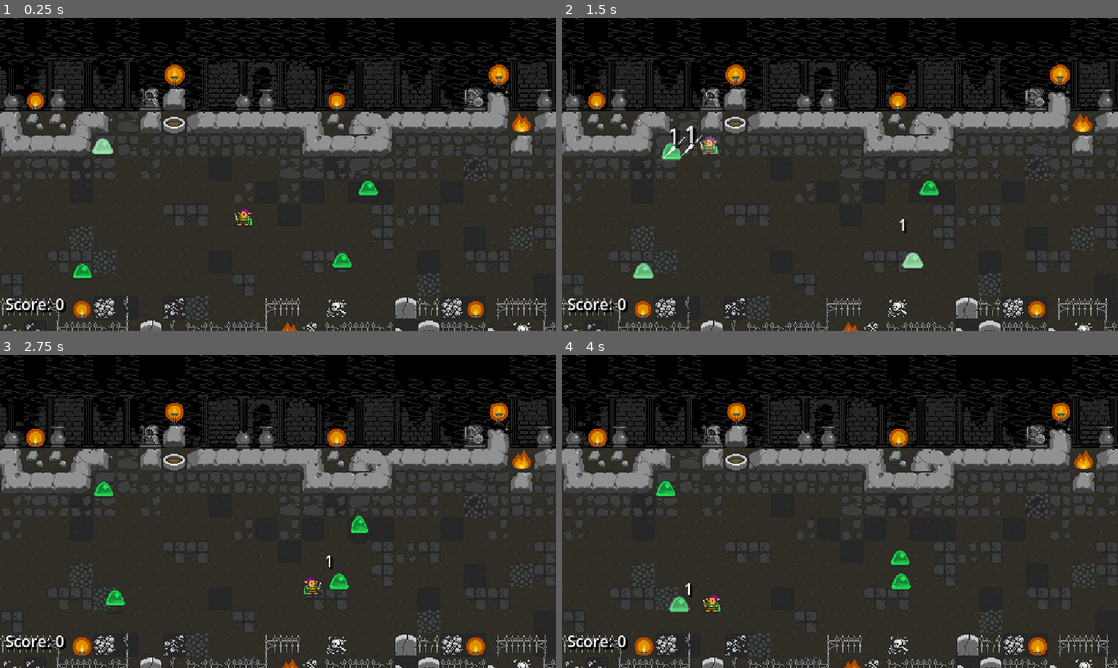
Above: before the commit, frames 1-4 (two rows, left to right).
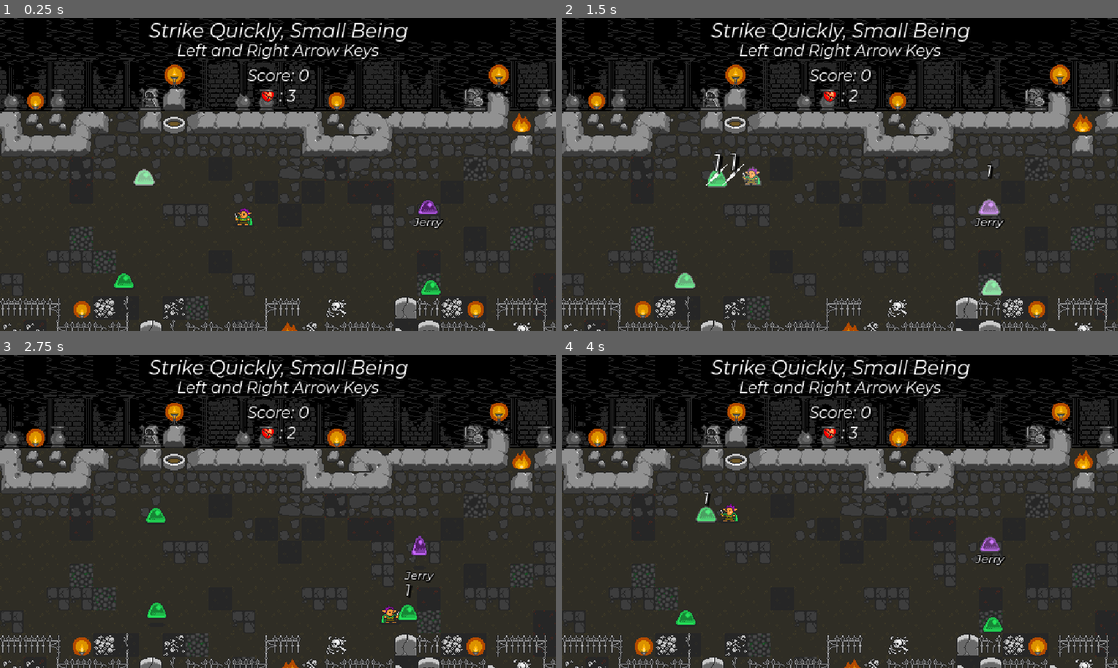
Above: after the commit, the same moments.

Repository: nuzcraft/beat-m-up
Game: Godot game, scene res://scenes/world/world.tscn
Two runs of this game, one before a commit and one after it. Both use one fixed random seed, a clock stepped at 60 frames per second and the inputs below.
Inputs:
- Up to frame 1 (0.25 s): no input
- Up to frame 2 (1.5 s): tap Enter at 0.5 s; hold Right (ui_right) 0.53-1.28 s; hold Left (ui_left) from 1.28 s (still down)
- Up to frame 3 (2.75 s): release Left (ui_left) at 2.03 s; hold Right (ui_right) from 2.03 s (still down)
- Up to frame 4 (4 s): release Right (ui_right) at 3.53 s; hold Left (ui_left) from 3.53 s (still down)

The runs differ from the first frame. In frame 1, 3.1% of the frame differs, in the area x 0-80%, y 1-95%; in frame 2, 3.9%; in frame 3, 3.3%; in frame 4, 3.4%.

Commit message:
adding jerry, new font, some stuff

Diff:
--- a/project.godot
+++ b/project.godot
@@ -10,7 +10,7 @@
 
 [application]
 
-config/name="beat m up"
+config/name="stike quickly, small being"
 run/main_scene="res://scenes/world/world.tscn"
 config/features=PackedStringArray("4.1", "GL Compatibility")
 config/icon="res://icon.svg"
--- /dev/null
+++ b/scenes/actor/enemy/slime/jerry/jerry.gd
@@ -0,0 +1,2 @@
+extends Slime
+class_name Jerry
--- /dev/null
+++ b/scenes/actor/enemy/slime/jerry/jerry.tscn
@@ -0,0 +1,81 @@
+[gd_scene load_steps=12 format=3 uid="uid://bc167ondlqvv3"]
+
+[ext_resource type="PackedScene" uid="uid://brd0kac4jp2vl" path="res://scenes/actor/enemy/slime/slime.tscn" id="1_foeo6"]
+[ext_resource type="Shader" path="res://scenes/actor/actor.gdshader" id="2_3uflj"]
+[ext_resource type="Script" path="res://scenes/actor/enemy/slime/jerry/jerry.gd" id="2_uid7i"]
+[ext_resource type="Texture2D" uid="uid://gg61tcxp0wm4" path="res://assets/sprites/oryx_16bit_fantasy_creatures_trans.png" id="3_e5pjq"]
+[ext_resource type="Theme" uid="uid://dk3wsf2uf1qpg" path="res://scenes/theme.tres" id="5_aowp7"]
+
+[sub_resource type="ShaderMaterial" id="ShaderMaterial_4st66"]
+resource_local_to_scene = true
+shader = ExtResource("2_3uflj")
+shader_parameter/whitening = 0.0
+
+[sub_resource type="AtlasTexture" id="AtlasTexture_mmrc8"]
+atlas = ExtResource("3_e5pjq")
+region = Rect2(24, 336, 24, 24)
+
+[sub_resource type="AtlasTexture" id="AtlasTexture_5vhdl"]
+atlas = ExtResource("3_e5pjq")
+region = Rect2(24, 312, 24, 24)
+
+[sub_resource type="AtlasTexture" id="AtlasTexture_1ekw3"]
+atlas = ExtResource("3_e5pjq")
+region = Rect2(24, 336, 24, 24)
+
+[sub_resource type="SpriteFrames" id="SpriteFrames_orhdc"]
+animations = [{
+"frames": [{
+"duration": 1.0,
+"texture": SubResource("AtlasTexture_mmrc8")
+}],
+"loop": true,
+"name": &"attack",
+"speed": 5.0
+}, {
+"frames": [{
+"duration": 1.0,
+"texture": SubResource("AtlasTexture_5vhdl")
+}, {
+"duration": 1.0,
+"texture": SubResource("AtlasTexture_1ekw3")
+}],
+"loop": true,
+"name": &"idle",
+"speed": 5.0
+}, {
+"frames": [{
+"duration": 1.0,
+"texture": SubResource("AtlasTexture_1ekw3")
+}, {
+"duration": 1.0,
+"texture": SubResource("AtlasTexture_5vhdl")
+}],
+"loop": false,
+"name": &"jump",
+"speed": 5.0
+}]
+
+[sub_resource type="LabelSettings" id="LabelSettings_p504t"]
+font_size = 12
+outline_size = 3
+outline_color = Color(0, 0, 0, 1)
+shadow_color = Color(0, 0, 0, 1)
+
+[node name="Jerry" instance=ExtResource("1_foeo6")]
+script = ExtResource("2_uid7i")
+points = 200
+health = 3
+
+[node name="CharacterSprite" parent="." index="1"]
+material = SubResource("ShaderMaterial_4st66")
+sprite_frames = SubResource("SpriteFrames_orhdc")
+
+[node name="Label" type="Label" parent="." index="7"]
+offset_left = -15.0
+offset_top = -1.0
+offset_right = 15.0
+offset_bottom = 18.0
+theme = ExtResource("5_aowp7")
+text = "Jerry"
+label_settings = SubResource("LabelSettings_p504t")
--- a/scenes/floating_number/floating_number.tscn
+++ b/scenes/floating_number/floating_number.tscn
@@ -1,6 +1,7 @@
-[gd_scene load_steps=6 format=3 uid="uid://c4kcjdcsf55gn"]
+[gd_scene load_steps=7 format=3 uid="uid://c4kcjdcsf55gn"]
 
 [ext_resource type="Script" path="res://scenes/floating_number/floating_number.gd" id="1_hfq7p"]
+[ext_resource type="Theme" uid="uid://dk3wsf2uf1qpg" path="res://scenes/theme.tres" id="2_58hor"]
 
 [sub_resource type="LabelSettings" id="LabelSettings_cg68e"]
 line_spacing = 1.0
@@ -103,6 +104,7 @@
 [node name="Label" type="Label" parent="LabelHolder"]
 offset_right = 40.0
 offset_bottom = 24.0
+theme = ExtResource("2_58hor")
 text = "3"
 label_settings = SubResource("LabelSettings_cg68e")
 horizontal_alignment = 1
--- /dev/null
+++ b/scenes/theme.tres
@@ -0,0 +1,6 @@
+[gd_resource type="Theme" load_steps=2 format=3 uid="uid://dk3wsf2uf1qpg"]
+
+[ext_resource type="FontFile" uid="uid://7su1bl6mj54r" path="res://assets/fonts/Montserrat-Italic.ttf" id="1_ihpou"]
+
+[resource]
+default_font = ExtResource("1_ihpou")
--- a/scenes/world/world.gd
+++ b/scenes/world/world.gd
@@ -2,6 +2,7 @@
 
 @onready var hero: Hero = $Hero
 @onready var shakeCamera: Camera2D = $ShakeCamera
+@onready var healthLabel: Label = $HUD/HUDControls/HealthContainer/HealthLabel
 
 var effect_scene = preload("res://scenes/effect/effect.tscn")
 var floating_number_scene = preload("res://scenes/floating_number/floating_number.tscn")
@@ -26,6 +27,7 @@
 		hero.set_flip_h(true)
 		var enemy = get_closest_enemy("right")
 		move_hero_to_attack(enemy)
+	healthLabel.text = str(hero.health)
 
 func get_closest_enemy(direction: String):
 	var enemies = get_tree().get_nodes_in_group("enemies")
@@ -50,14 +52,15 @@
 		var difference: Vector2 = target.global_position - hero.global_position
 		var normalized: Vector2 = Vector2(difference.x, 0).normalized()
 		var new_position: Vector2 = Vector2(target.global_position.x + (24 * -normalized.x), target.global_position.y)
-		if hero.global_position.distance_to(target.global_position) > 24:
-			var move_hero_tween = get_tree().create_tween()
-			move_hero_tween.set_ease(Tween.EASE_IN_OUT)
-			move_hero_tween.tween_property(hero, "global_position", new_position, 0.1)
-			hero.jump()
-			move_hero_tween.tween_callback(attack.bind(hero, target))
-		else:
-			attack(hero, target)
+		if target.global_position.x <= 480 and target.global_position.x >= 96:
+			if hero.global_position.distance_to(target.global_position) > 24:
+				var move_hero_tween = get_tree().create_tween()
+				move_hero_tween.set_ease(Tween.EASE_IN_OUT)
+				move_hero_tween.tween_property(hero, "global_position", new_position, 0.1)
+				hero.jump()
+				move_hero_tween.tween_callback(attack.bind(hero, target))
+			else:
+				attack(hero, target)
 
 func attack(actor, target):
 	var attack_info = actor.get_attack(target)
@@ -82,8 +85,8 @@
 		var dir = actor.global_position.direction_to(target.global_position)
 		if target is Hero:
 			target.knock_back(dir, 50)
-		else:
-			target.knock_back(dir, 10)
+#		else:
+#			target.knock_back(dir, 10)
 
 func _on_enemy_died(points):
 	score += points
--- a/scenes/world/world.tscn
+++ b/scenes/world/world.tscn
@@ -1,12 +1,30 @@
-[gd_scene load_steps=12 format=3 uid="uid://cgjdmis0x5c2"]
+[gd_scene load_steps=17 format=3 uid="uid://cgjdmis0x5c2"]
 
 [ext_resource type="PackedScene" uid="uid://c542urqo3hlwn" path="res://scenes/actor/hero/hero.tscn" id="1_4tnvd"]
 [ext_resource type="Script" path="res://scenes/world/world.gd" id="1_bmblk"]
 [ext_resource type="Texture2D" uid="uid://cbegbt4njsigu" path="res://assets/sprites/oryx_16bit_fantasy_world.png" id="2_8apsn"]
 [ext_resource type="PackedScene" uid="uid://b2qv7j6fcq01e" path="res://scenes/shake_camera/shake_camera.tscn" id="2_h8emb"]
+[ext_resource type="Theme" uid="uid://dk3wsf2uf1qpg" path="res://scenes/theme.tres" id="2_ibruk"]
+[ext_resource type="Texture2D" uid="uid://cqsesvprm07d8" path="res://assets/sprites/oryx_16bit_fantasy_items_88.png" id="3_amqnp"]
 [ext_resource type="Texture2D" uid="uid://dm176fimafag7" path="res://assets/sprites/oryx_16bit_fantasy_world_trans.png" id="3_l7og5"]
 [ext_resource type="Texture2D" uid="uid://bnnekjql5u1aa" path="res://assets/sprites/oryx_16bit_background_trans.png" id="4_rf1xq"]
+[ext_resource type="PackedScene" uid="uid://bc167ondlqvv3" path="res://scenes/actor/enemy/slime/jerry/jerry.tscn" id="8_g7gia"]
 [ext_resource type="PackedScene" uid="uid://brd0kac4jp2vl" path="res://scenes/actor/enemy/slime/slime.tscn" id="8_jdslj"]
+
+[sub_resource type="LabelSettings" id="LabelSettings_7y0te"]
+font_size = 20
+outline_size = 2
+outline_color = Color(0, 0, 0, 1)
+shadow_size = 2
+shadow_color = Color(0, 0, 0, 1)
+shadow_offset = Vector2(2, 2)
+
+[sub_resource type="LabelSettings" id="LabelSettings_dhgak"]
+outline_size = 2
+outline_color = Color(0, 0, 0, 1)
+shadow_size = 2
+shadow_color = Color(0, 0, 0, 1)
+shadow_offset = Vector2(2, 2)
 
 [sub_resource type="LabelSettings" id="LabelSettings_g77hg"]
 outline_size = 2
@@ -4146,16 +4164,61 @@
 anchor_bottom = 1.0
 grow_horizontal = 2
 grow_vertical = 2
+theme = ExtResource("2_ibruk")
+
+[node name="TitleContainer" type="HBoxContainer" parent="HUD/HUDControls"]
+layout_mode = 1
+anchors_preset = -1
+anchor_left = 0.5
+anchor_right = 0.5
+offset_left = -41.928
+offset_right = 42.072
+offset_bottom = 40.0
+grow_horizontal = 2
+alignment = 1
+
+[node name="Title" type="Label" parent="HUD/HUDControls/TitleContainer"]
+layout_mode = 2
+size_flags_horizontal = 0
+size_flags_vertical = 0
+text = "Strike Quickly, Small Being
+"
+label_settings = SubResource("LabelSettings_7y0te")
+vertical_alignment = 1
+
+[node name="ControlsContainer" type="HBoxContainer" parent="HUD/HUDControls"]
+layout_mode = 1
+anchors_preset = -1
+anchor_left = 0.5
+anchor_top = 0.07
+anchor_right = 0.5
+anchor_bottom = 0.07
+offset_left = -41.928
+offset_right = 42.072
+offset_bottom = 40.0
+grow_horizontal = 2
+alignment = 1
+
+[node name="Controls" type="Label" parent="HUD/HUDControls/ControlsContainer"]
+layout_mode = 2
+size_flags_horizontal = 0
+size_flags_vertical = 0
+text = "Left and Right Arrow Keys
+"
+label_settings = SubResource("LabelSettings_dhgak")
+vertical_alignment = 1
 
 [node name="ScoreContainer" type="HBoxContainer" parent="HUD/HUDControls"]
 layout_mode = 1
-anchors_preset = 2
-anchor_top = 1.0
-anchor_bottom = 1.0
-offset_left = 5.0
-offset_top = -40.0
-offset_right = 167.0
-grow_vertical = 0
+anchors_preset = -1
+anchor_left = 0.5
+anchor_top = 0.15
+anchor_right = 0.5
+anchor_bottom = 0.15
+offset_right = 0.143982
+offset_bottom = 40.0
+grow_horizontal = 2
+alignment = 1
 
 [node name="ScoreTextLabel" type="Label" parent="HUD/HUDControls/ScoreContainer"]
 layout_mode = 2
@@ -4174,6 +4237,52 @@
 "
 label_settings = SubResource("LabelSettings_g77hg")
 vertical_alignment = 1
+
+[node name="HealthContainer" type="HBoxContainer" parent="HUD/HUDControls"]
+layout_mode = 1
+anchors_preset = -1
+anchor_left = 0.5
+anchor_top = 0.2
+anchor_right = 0.5
+anchor_bottom = 0.2
+offset_right = 0.143982
+offset_bottom = 32.224
+grow_horizontal = 2
+alignment = 1
+
+[node name="TextureRect" type="TextureRect" parent="HUD/HUDControls/HealthContainer"]
+layout_mode = 2
+size_flags_horizontal = 4
+texture = ExtResource("3_amqnp")
+stretch_mode = 3
+
+[node name="EqualsLabel" type="Label" parent="HUD/HUDControls/HealthContainer"]
+layout_mode = 2
+text = ":"
+
+[node name="HealthLabel" type="Label" parent="HUD/HUDControls/HealthContainer"]
+layout_mode = 2
+text = "3"
+vertical_alignment = 1
+
+[node name="BoundingBox" type="Node2D" parent="HUD"]
+visible = false
+
+[node name="Line2D" type="Line2D" parent="HUD/BoundingBox"]
+points = PackedVector2Array(96, 0, 96, 324)
+width = 2.0
+
+[node name="Line2D2" type="Line2D" parent="HUD/BoundingBox"]
+points = PackedVector2Array(480, 0, 480, 324)
+width = 2.0
+
+[node name="Line2D3" type="Line2D" parent="HUD/BoundingBox"]
+points = PackedVector2Array(0, 144, 576, 144)
+width = 2.0
+
+[node name="Line2D4" type="Line2D" parent="HUD/BoundingBox"]
+points = PackedVector2Array(0, 288, 576, 288)
+width = 2.0
 
 [node name="Background" type="Node2D" parent="."]
 
@@ -4219,17 +4328,17 @@
 position = Vector2(252, 215)
 
 [node name="Slime" parent="." node_paths=PackedStringArray("target") instance=ExtResource("8_jdslj")]
-position = Vector2(106, 141)
+position = Vector2(149, 173)
 target = NodePath("../Hero")
 
 [node name="Slime2" parent="." node_paths=PackedStringArray("target") instance=ExtResource("8_jdslj")]
-position = Vector2(85, 270)
+position = Vector2(128, 280)
 target = NodePath("../Hero")
 
 [node name="Slime3" parent="." node_paths=PackedStringArray("target") instance=ExtResource("8_jdslj")]
-position = Vector2(354, 259)
+position = Vector2(446, 287)
 target = NodePath("../Hero")
 
-[node name="Slime4" parent="." node_paths=PackedStringArray("target") instance=ExtResource("8_jdslj")]
-position = Vector2(381, 184)
+[node name="Jerry" parent="." node_paths=PackedStringArray("target") instance=ExtResource("8_g7gia")]
+position = Vector2(443, 204)
 target = NodePath("../Hero")
Binary file added: assets/fonts/Montserrat-Italic.ttf
Binary file added: assets/sprites/oryx_16bit_fantasy_items_88.png
Binary file added: assets/sprites/oryx_16bit_fantasy_items_trans.png
Not shown, changed: DEVNOTES.md
Not shown, added: development/013_title_and_jerry.gif
